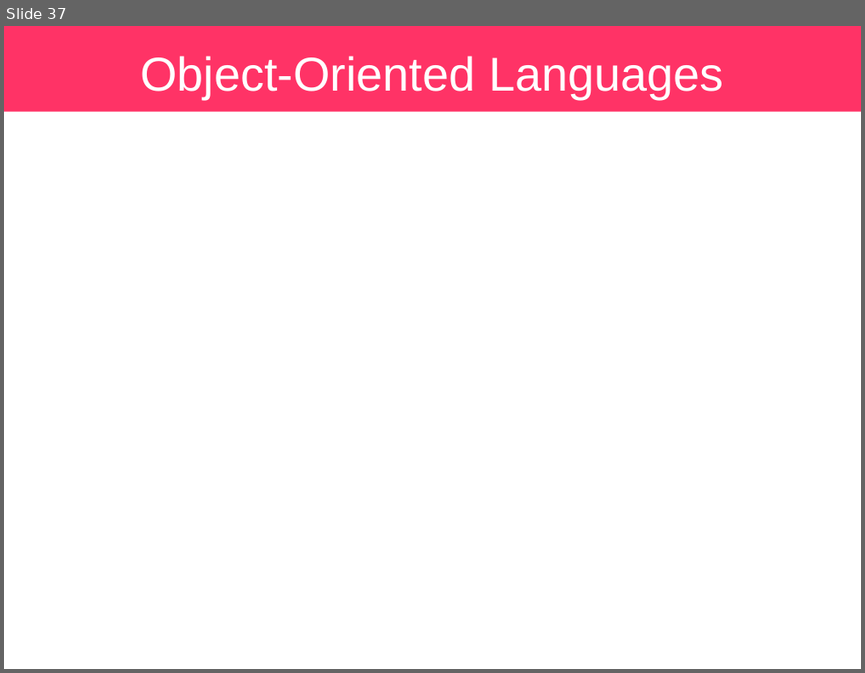
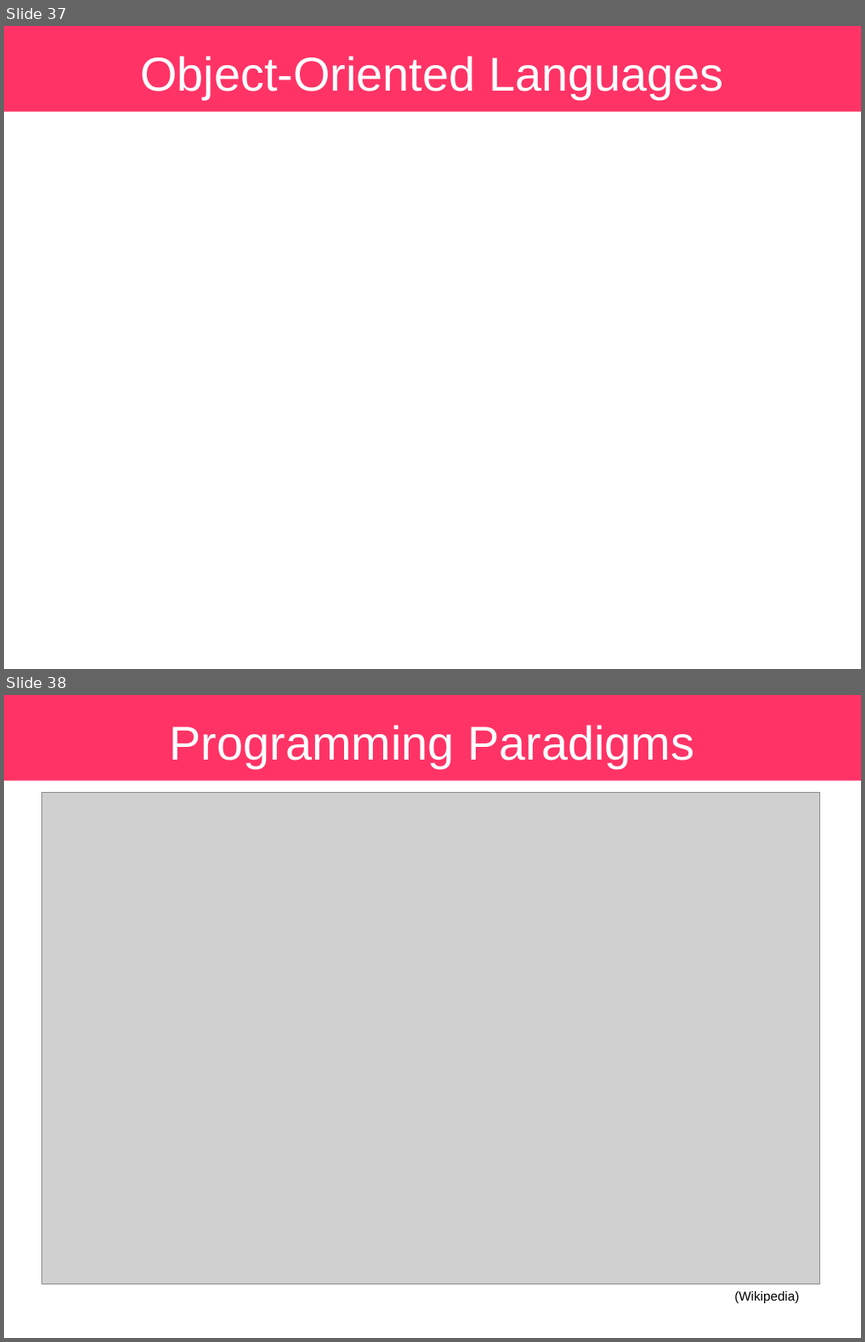
Before and after one commit to sbu-python-class/python-science, a slide deck: lectures/01-python/python.odp. Shown one above the other, each under a label of ours: slide 37 before the commit, slides 37 and 38 after it. The pictures are 865x673 and 865x1342 pixels, drawn with LibreOffice and Linux fonts; fonts in the diff are those of the drawing; grey boxes stand for pictures. Boxes give left, top, right and bottom in pixels: in the first picture for what was removed or moved away, otherwise in the second. Text is boxed around its words. In the diff, an @@ line names an element or a change of style, - is before the commit and + after.

Commit message:
more updates

```diff
--- a/lectures/01-python/python.odp
+++ b/lectures/01-python/python.odp
@@ slide 38 added at <box>4,695,861,1338</box>, background #FFFFFF; not listed: 1 template element that a slide beside it also shows @@
@@ title added at <box>170,725,694,768</box>, 44 pt, text #FFFFFF @@
+Programming Paradigms
@@ picture added at <box>42,792,820,1284</box> @@
@@ text added at <box>734,1291,799,1303</box>, 12 pt, text #000000 @@
+(Wikipedia)
```
